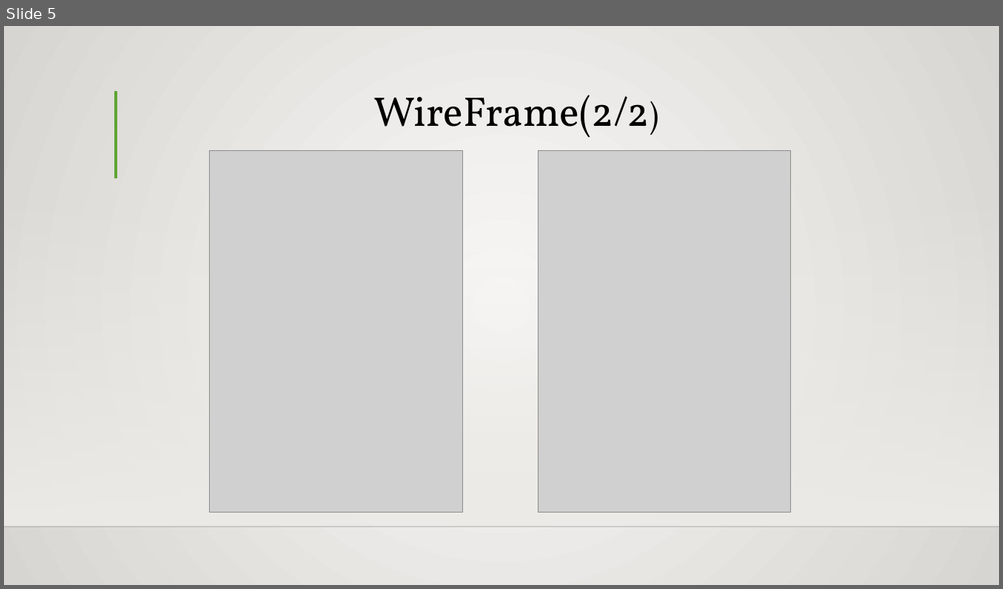
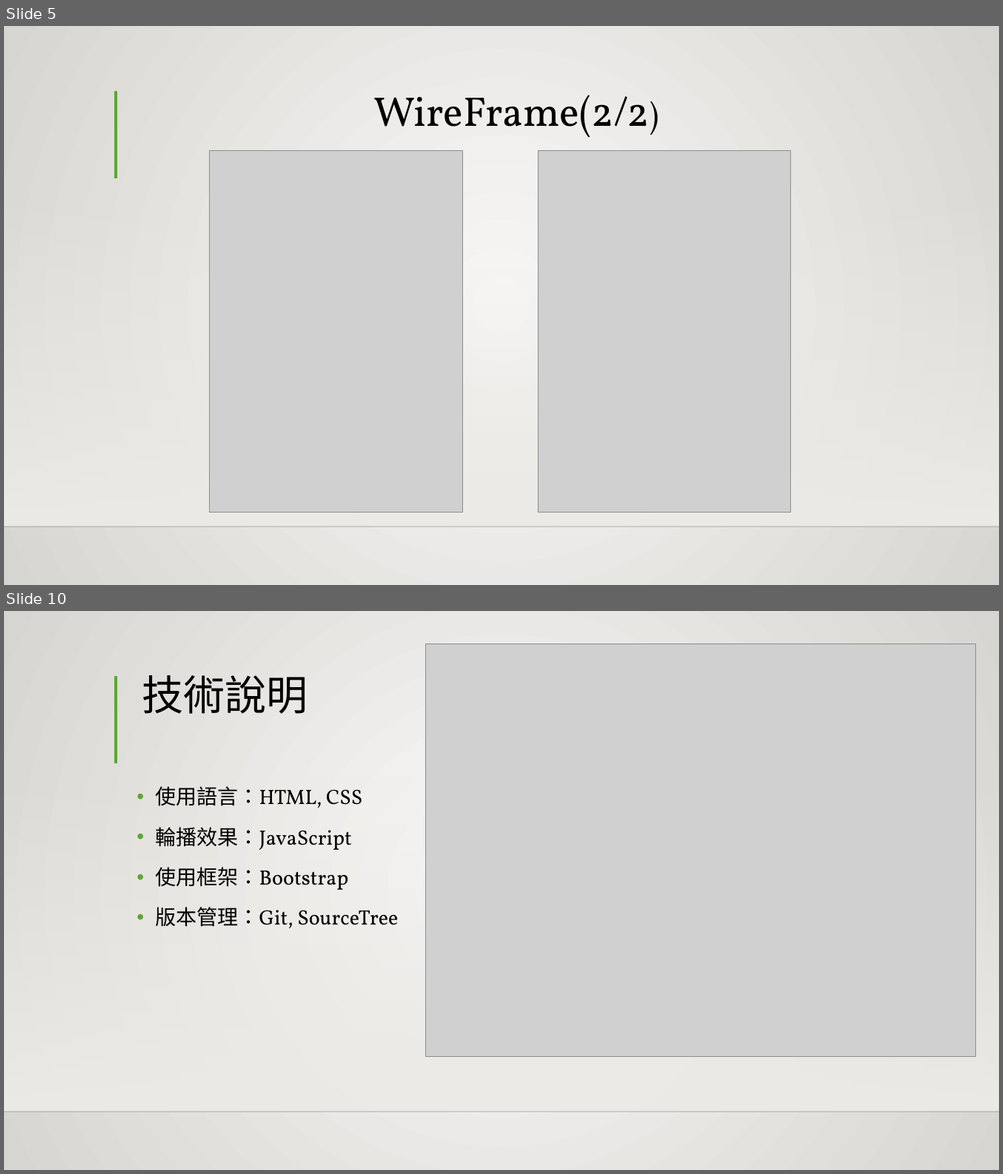
Before and after one commit to ren-hao/MidProject, a slide deck: Midterm_Project/PPT/iRecipe.pptx. Shown one above the other, each under a label of ours: slide 5 before the commit, slides 5 and 10 after it; the slides between them are not shown. The pictures are 1003x589 and 1003x1174 pixels, drawn with LibreOffice and Linux fonts; fonts in the diff are those of the drawing; grey boxes stand for pictures; background and template pictures are left out. Boxes give left, top, right and bottom in pixels: in the first picture for what was removed or moved away, otherwise in the second. Text is boxed around its words. In the diff, an @@ line names an element or a change of style, - is before the commit and + after.

```diff
--- a/Midterm_Project/PPT/iRecipe.pptx
+++ b/Midterm_Project/PPT/iRecipe.pptx
@@ slide 10 added at [4, 611, 999, 1170], background gradient #FAFAF9 to #D7D5D2; not listed: 3 template elements that a slide beside it also shows @@
@@ picture added at [426, 644, 976, 1056] @@
@@ title added at [142, 675, 307, 714], 40 pt, text #000000 @@
+技術說明
@@ text added at [155, 786, 398, 928], 20 pt, text #000000 @@
+• 使用語言：HTML, CSS
+• 輪播效果：JavaScript
+• 使用框架：Bootstrap
+• 版本管理：Git, SourceTree
```
Also in this commit, not shown: 7 slides changed, 2 other slides added, 1 slide removed, 1 other file.
